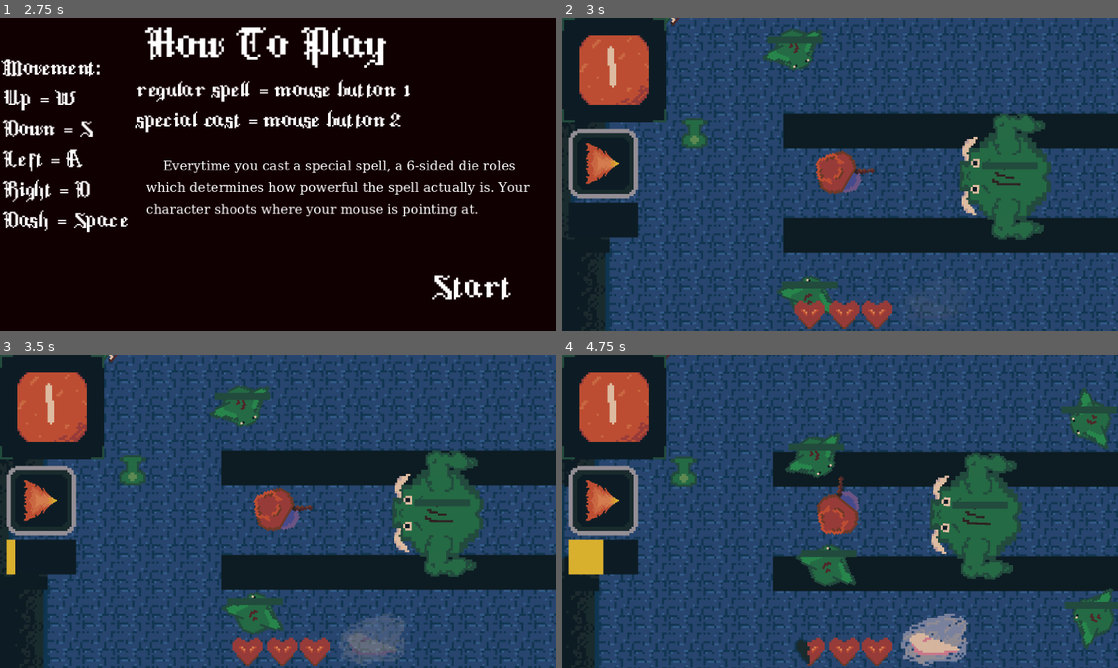
Above: before the commit, frames 1-4 (two rows, left to right).
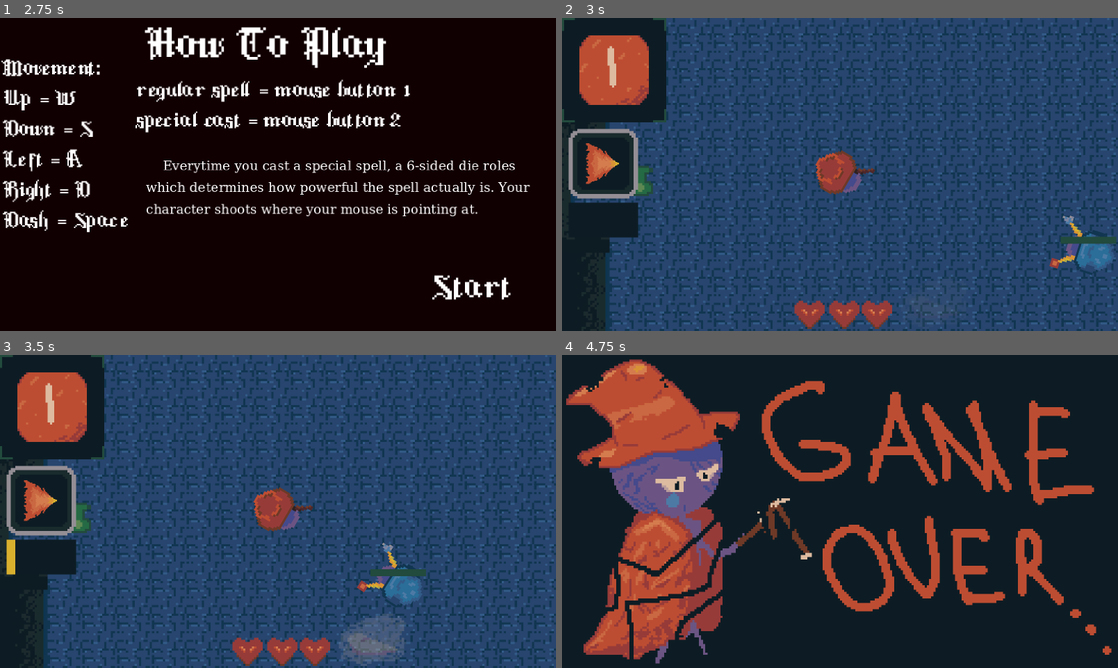
Above: after the commit, the same moments.

Repository: KatLuvsYa3/SELUGameJam26_Godot_Bros
Game: Godot game, scene res://main_scenes/Main_Menu/titlecreennew.tscn
Same seed, same stepped clock (60 frames per second), same inputs: the game is played once before the commit and once after it.
Inputs (mouse positions are in pixels of both pictures, inside the frame that each line leads up to):
- Up to frame 1 (2.75 s): click "Play" at 0.5 s; click "⇒" at 1.25 s; tap Enter at 2 s; move the mouse to (400, 158) at 2.02 s; hold Right (ui_right) from 2.03 s (still down); hold K from 2.03 s (still down); click (400, 158) at 2.17 s; tap Space at 2.27 s
- Up to frame 2 (3 s): release Right (ui_right) at 2.75 s; release K at 2.75 s; click "Start" at 2.75 s
- Up to frame 3 (3.5 s): no input
- Up to frame 4 (4.75 s): move the mouse to (728, 527) at 3.52 s; hold S 3.53-4.28 s; tap K at 3.6 s; tap Space at 3.77 s; move the mouse to (895, 442) at 4.27 s; hold Right (ui_right) from 4.28 s (still down); hold K from 4.28 s (still down)

Frame 1 is identical in both runs. In frame 2, 19% of the frame differs, in the area x 12-100%, y 0-95%; in frame 3, 19%; in frame 4, 85%, in the area x 0-100%, y 0-100%.

Commit message:
magic missile

Diff:
--- a/scripts/resource/base_script.gd
+++ b/scripts/resource/base_script.gd
@@ -57,7 +57,7 @@
 var total_combats = 2
 
 func next_combat():
-	if combat_count == 2:
+	if combat_count == 0:
 		BaseScript.start_combat_scene("res://main_scenes/Battle_Levels/bossfight.tscn")
 	else:
 		if combat_count >= total_combats:
--- a/sub_scenes/enemy_scenes/ice_wizard.gd
+++ b/sub_scenes/enemy_scenes/ice_wizard.gd
@@ -56,11 +56,21 @@
 	spelltimer += delta
 	if spelltimer > 1.25:
 		spelltimer = 0
-		match randi_range(0, 3):
+		match randi_range(0, 4):
 			0: pass
 			1: iceknife()
 			2: thunderclap()
 			3: fireball()
+			4: magicmissile()
+
+var magicmissile_scene = preload("res://sub_scenes/spells/MagicMissile.tscn")
+
+func magicmissile():
+	var new_iceknife = magicmissile_scene.instantiate()
+	new_iceknife.rotation = sprite.rotation
+	new_iceknife.position = sprite.global_position
+	new_iceknife.speed = 1
+	get_parent().get_parent().add_child(new_iceknife)
 
 var icekinfe_scene = preload("res://sub_scenes/spells/IceKnife.tscn")
 
--- /dev/null
+++ b/sub_scenes/spells/MagicMissile.tscn
@@ -0,0 +1,23 @@
+[gd_scene format=3 uid="uid://fvs1tl118smt"]
+
+[ext_resource type="Script" uid="uid://cy6xp01cvfivk" path="res://sub_scenes/spells/magic_missile.gd" id="1_b40cp"]
+[ext_resource type="Texture2D" uid="uid://ccbmb735ly5it" path="res://sprites/spells/magicmissile.png" id="2_b40cp"]
+
+[sub_resource type="CircleShape2D" id="CircleShape2D_t0x0m"]
+radius = 7.0
+
+[node name="MagicMissile" type="Node2D" unique_id=192321904]
+script = ExtResource("1_b40cp")
+
+[node name="Area2D" type="Area2D" parent="." unique_id=541374208]
+position = Vector2(-3, 0)
+rotation = -3.1415925
+
+[node name="CollisionShape2D" type="CollisionShape2D" parent="Area2D" unique_id=1599935078]
+position = Vector2(-3, 0)
+shape = SubResource("CircleShape2D_t0x0m")
+
+[node name="Arrow" type="Sprite2D" parent="Area2D" unique_id=719307376]
+texture = ExtResource("2_b40cp")
+
+[connection signal="area_entered" from="Area2D" to="." method="_on_area_2d_area_entered"]
--- /dev/null
+++ b/sub_scenes/spells/magic_missile.gd
@@ -0,0 +1,26 @@
+extends Node2D
+
+@export var speed = 5
+@export var total_lifetime = 5.0
+var lifetime = 0.0
+var player = null
+
+# Called when the node enters the scene tree for the first time.
+func _ready() -> void:
+	pass # Replace with function body.
+
+
+# Called every frame. 'delta' is the elapsed time since the previous frame.
+func _process(delta: float) -> void:
+	lifetime+=delta
+	if get_parent() != null:
+		var player_p = get_parent().get_node("Player").get_node("Player").get_node("Player").global_position
+		if player_p.distance_to(global_position) < 500:
+			rotation = (player_p-global_position).angle()
+		position += Vector2.from_angle(rotation)*speed
+		if lifetime > total_lifetime: queue_free()
+
+
+func _on_area_2d_area_entered(area: Area2D) -> void:
+	if area.has_node("Player"):
+		queue_free()
Not shown, added: sub_scenes/spells/magic_missile.gd.uid
